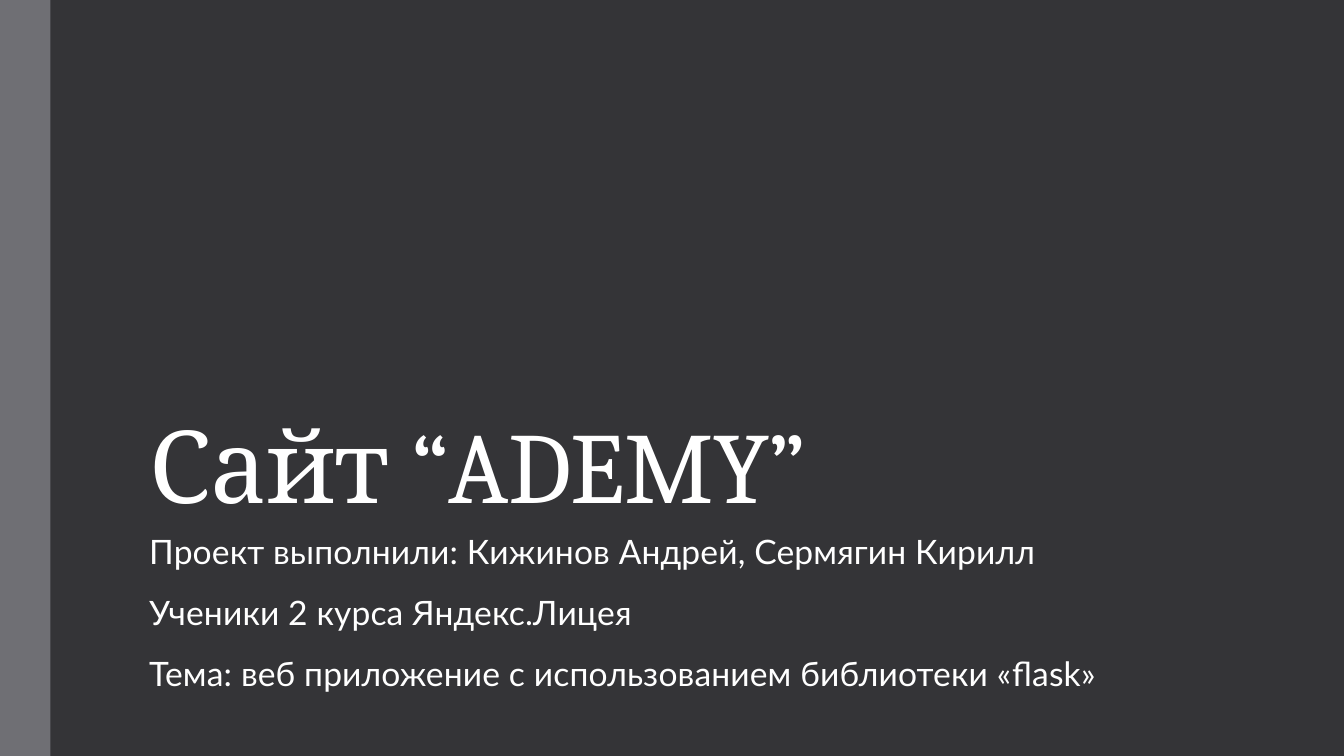
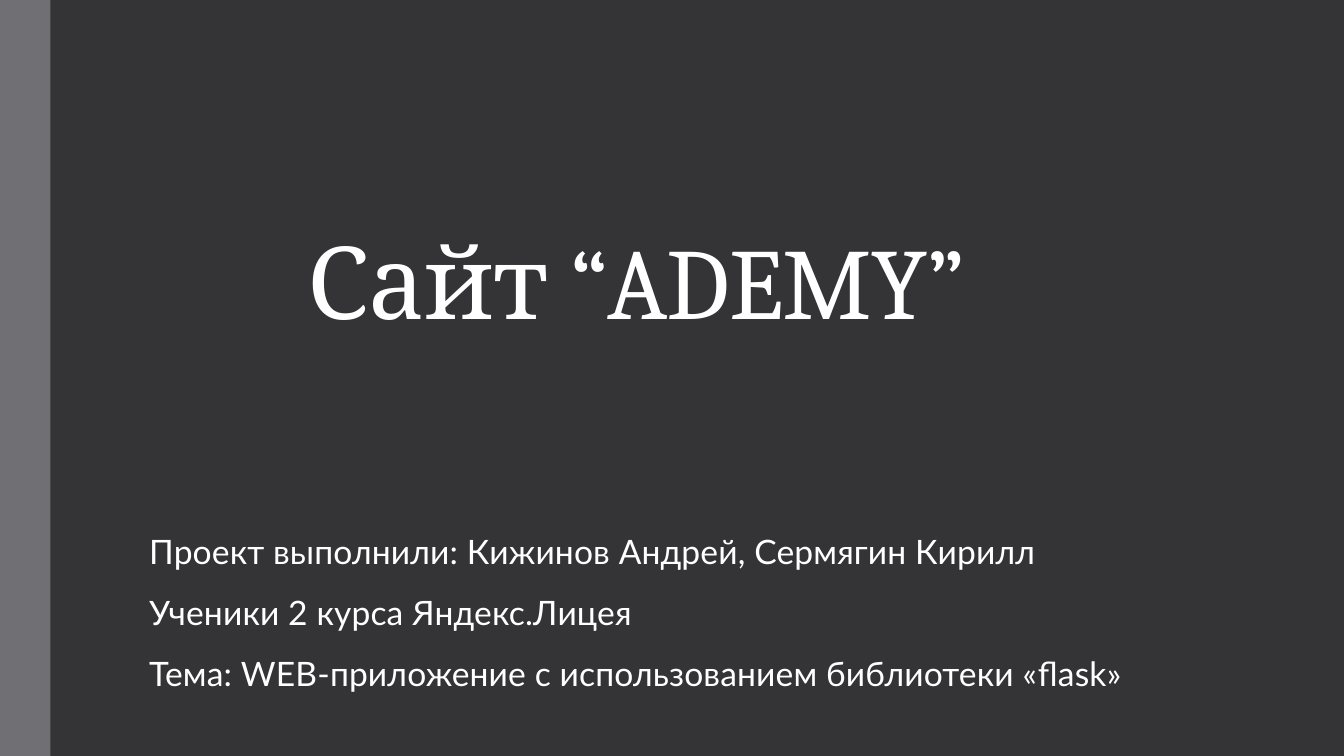
Before and after one commit to andrey-blight/ademy, a slide deck: slide 1 of Pitch/presentation.pptx. Drawn at 1344x756 pixels with LibreOffice and Linux fonts; fonts in the diff are those of the drawing. Boxes give left, top, right and bottom in pixels: in the first picture for what was removed or moved away, otherwise in the second. Text is boxed around its words. In the diff, an @@ line names an element or a change of style, - is before the commit and + after.

```diff
--- a/Pitch/presentation.pptx
+++ b/Pitch/presentation.pptx
@@ title "Сайт “ADEMY”": place and size @@
-title "Сайт “ADEMY”" at (149, 428, 807, 504)
+title "Сайт “ADEMY”" at (308, 244, 965, 320)
@@ subtitle at (149, 661, 1122, 692): text changed @@
-Тема: веб приложение с использованием библиотеки «flask»
+Тема: WEB-приложение с использованием библиотеки «flask»
```
Also in this commit, not shown: 3 other slides changed, 2 slides added, 1 slide removed, 1 other file.
